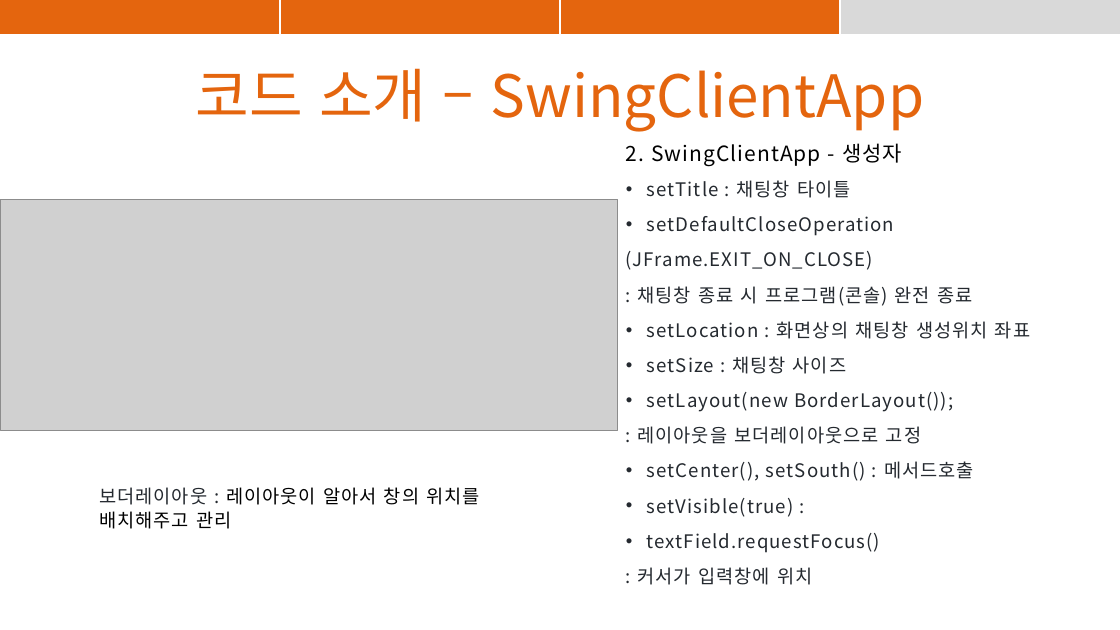
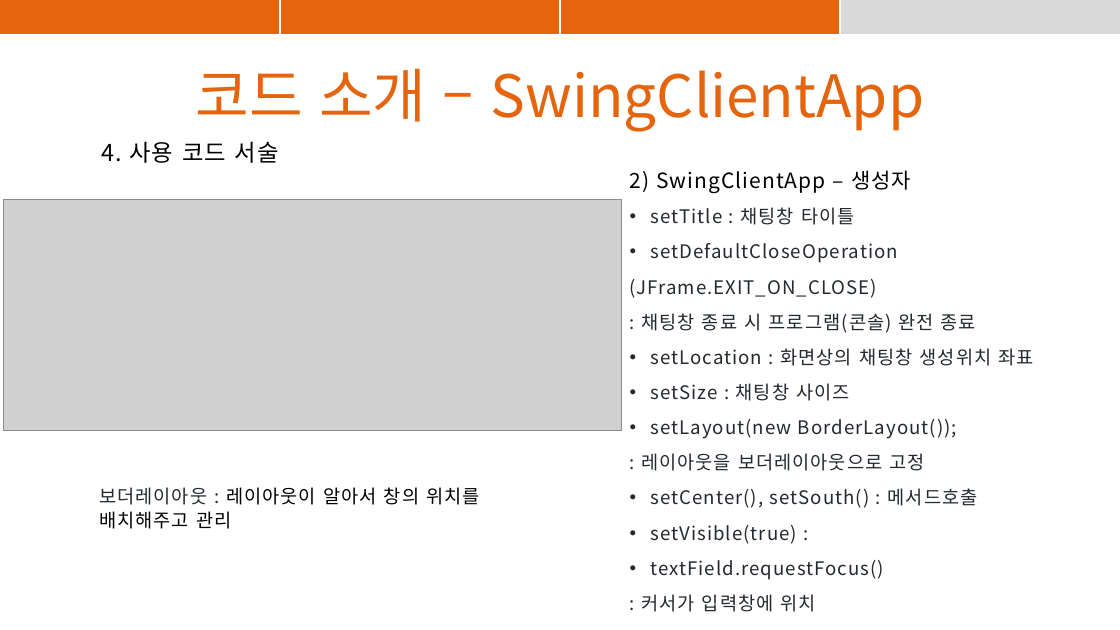
Before and after one commit to suyons/StrangeChat, a slide deck: slide 38 of StrangeChat_PPT_수진.pptx. Drawn at 1120x630 pixels with LibreOffice and Linux fonts; fonts in the diff are those of the drawing; grey boxes stand for pictures. Boxes give left, top, right and bottom in pixels: in the first picture for what was removed or moved away, otherwise in the second. Text is boxed around its words. In the diff, an @@ line names an element or a change of style, - is before the commit and + after.

```diff
--- a/StrangeChat_PPT_수진.pptx
+++ b/StrangeChat_PPT_수진.pptx
@@ text added at [101,141,279,163], 20 pt, text #000000 @@
+4. 사용 코드 서술
@@ text "2) SwingClientApp – 생성자": place and size @@
-text "2) SwingClientApp – 생성자" at [626,143,1030,585]
+text "2) SwingClientApp – 생성자" at [630,170,1034,612]
@@ text at [630,170,911,193]: text changed @@
-2. SwingClientApp - 생성자
+2) SwingClientApp – 생성자
```
Also in this commit, not shown: 5 other slides changed.
